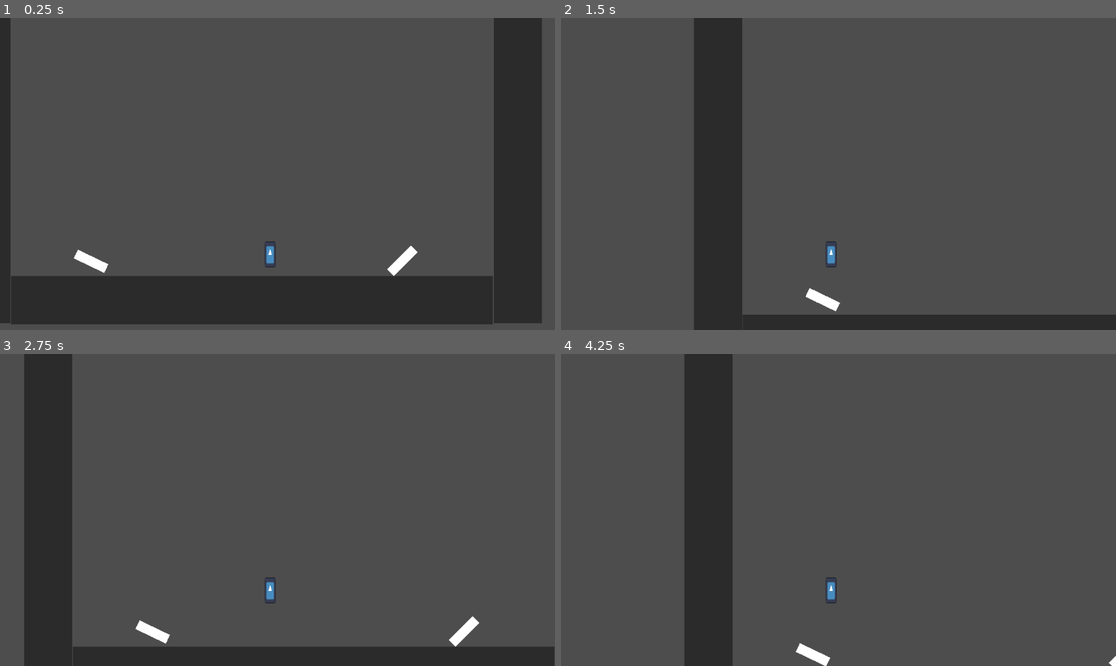
Above: before the commit, frames 1-4 (two rows, left to right).
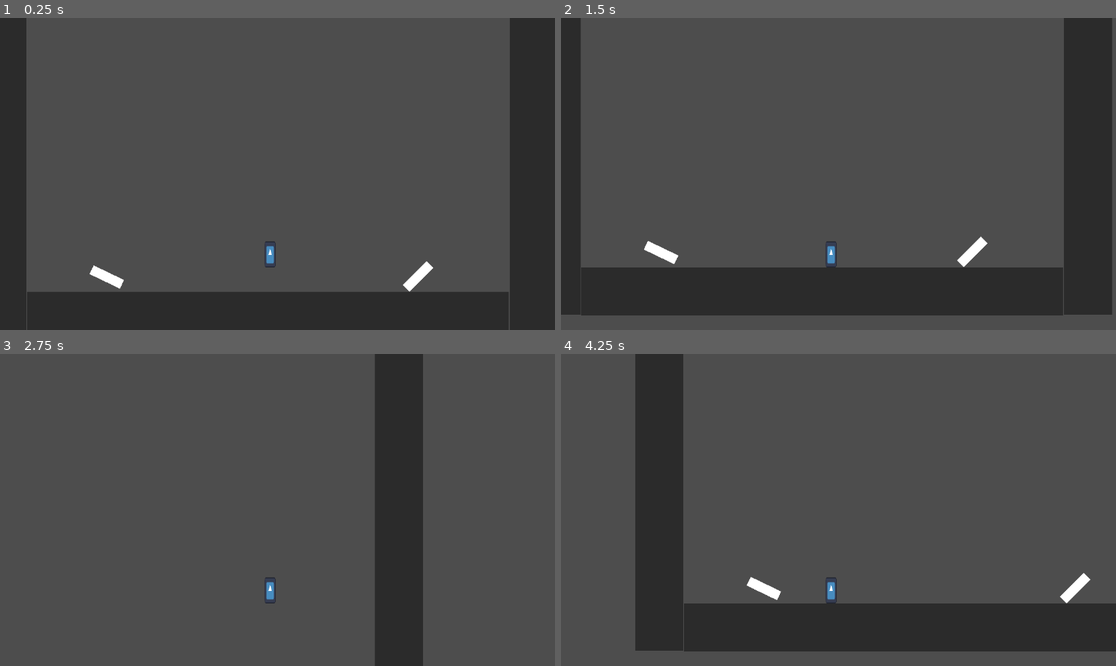
Above: after the commit, the same moments.

Repository: EliasJHL/EpitechJAM_2
Game: Godot game, scene res://scene/main.tscn
Two runs of this game, one before a commit and one after it. Both use one fixed random seed, a clock stepped at 60 frames per second and the inputs below. The engine's default icon, where the game draws it, is replaced by a stand-in: a white triangle on a blue panel in a dark square.
Inputs:
- Up to frame 1 (0.25 s): no input
- Up to frame 2 (1.5 s): hold D (move_right) from 0.53 s (still down); tap Space (jump) at 0.77 s
- Up to frame 3 (2.75 s): tap Space (jump) at 1.52 s; release D (move_right) at 2.03 s; hold Q (move_left) from 2.03 s (still down)
- Up to frame 4 (4.25 s): release Q (move_left) at 2.78 s; hold D (move_right) from 2.78 s (still down); tap Space (jump) at 3.02, 3.77 s

The runs differ from the first frame. In frame 1, 14% of the frame differs, in the area x 0-100%, y 0-100%; in frame 2, 34%; in frame 3, 22%; in frame 4, 27%.

Commit message:
[ADD]moving with the gravity change

Diff:
--- a/sidescroller/Global.gd
+++ b/sidescroller/Global.gd
@@ -1,4 +1,4 @@
 extends Node
 
 var take_portal = false
-var gravity = 0
+var gravity = 3
--- a/sidescroller/scripts/player.gd
+++ b/sidescroller/scripts/player.gd
@@ -37,12 +37,34 @@
 	# As good practice, you should replace UI actions with custom gameplay actions.
 	var direction = Input.get_axis("move_left", "move_right")
 	if direction:
-		if velocity.x > direction * SPEED && Global.take_portal == true:
-			velocity.x -= 10
-		elif velocity.x < direction * SPEED && Global.take_portal == true:
-			velocity.x += 10
-		else:
-			velocity.x = direction * SPEED
+		if Global.gravity == 0:
+			if velocity.x > direction * SPEED && Global.take_portal == true:
+				velocity.x -= 10
+			elif velocity.x < direction * SPEED && Global.take_portal == true:
+				velocity.x += 10
+			else:
+				velocity.x = direction * SPEED
+		if Global.gravity == 1:
+			if velocity.x > -direction * SPEED && Global.take_portal == true:
+				velocity.x -= 10
+			elif velocity.x < -direction * SPEED && Global.take_portal == true:
+				velocity.x += 10
+			else:
+				velocity.x = -direction * SPEED
+		if Global.gravity == 2:
+			if velocity.y > direction * SPEED && Global.take_portal == true:
+				velocity.y -= 10
+			elif velocity.y < direction * SPEED && Global.take_portal == true:
+				velocity.y += 10
+			else:
+				velocity.y = -direction * SPEED
+		if Global.gravity == 3:
+			if velocity.y > direction * SPEED && Global.take_portal == true:
+				velocity.y -= 10
+			elif velocity.y < direction * SPEED && Global.take_portal == true:
+				velocity.y += 10
+			else:
+				velocity.y = direction * SPEED
 	else:
 		if Global.take_portal == true:
 			pass
